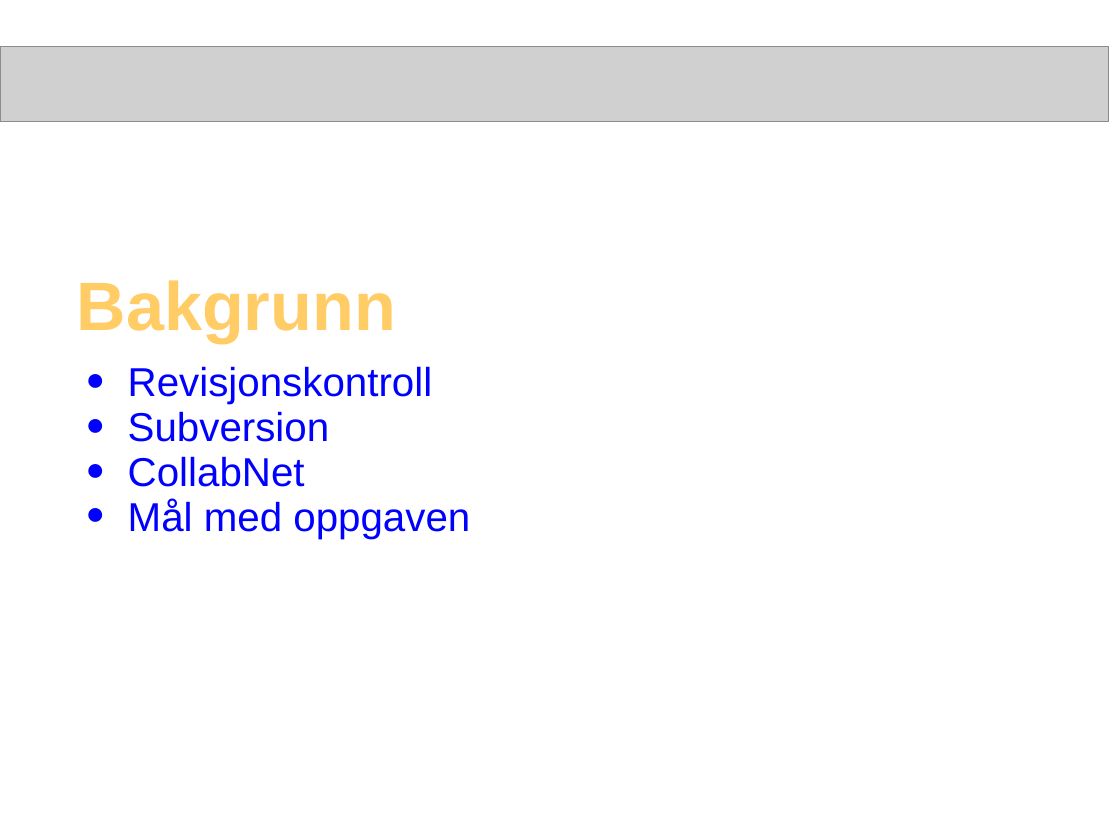
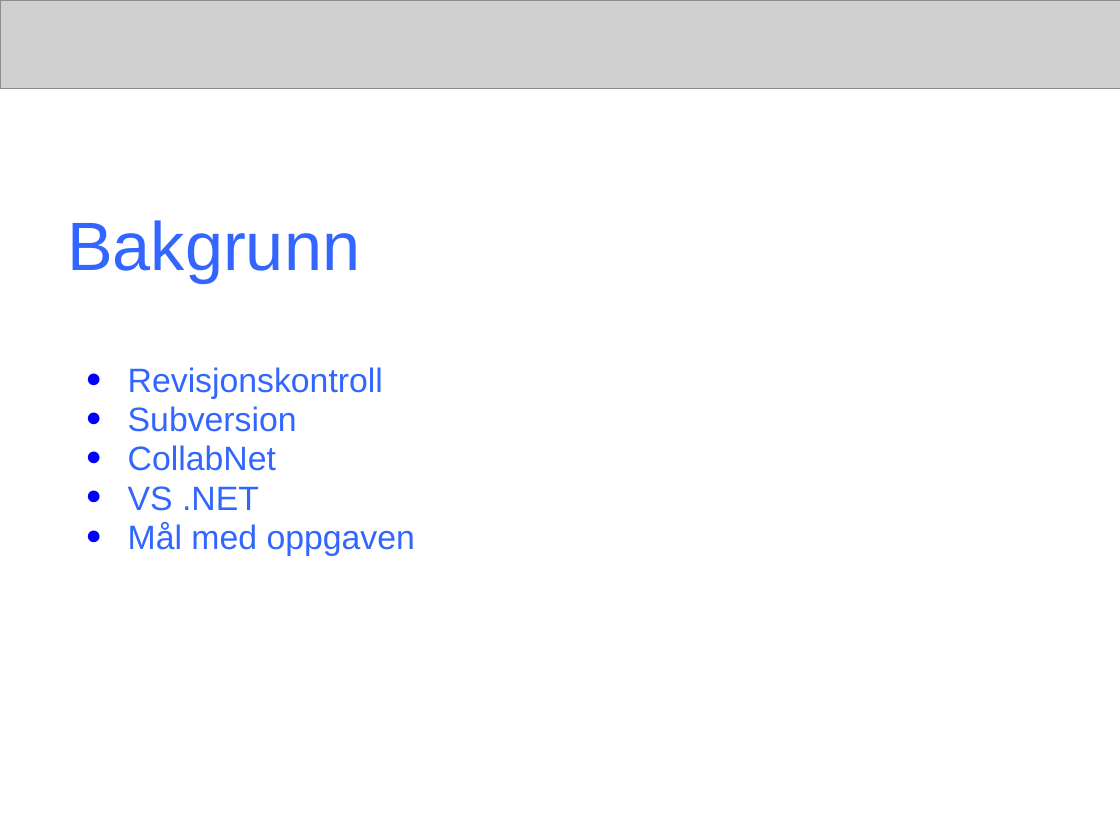
Before and after one commit to AnkhSVN/AnkhSVN, a slide deck: slide 2 of doc/powerpoint/Subversion_addin_for_VS.NET.ppt. Drawn at 1120x840 pixels with LibreOffice and Linux fonts; fonts in the diff are those of the drawing; grey boxes stand for pictures. Boxes give left, top, right and bottom in pixels: in the first picture for what was removed or moved away, otherwise in the second. Text is boxed around its words. In the diff, an @@ line names an element or a change of style, - is before the commit and + after.

Commit message:
The presentation contain:
* Title of final project, name of authors
* Background
- Revision control: wc, revision, repository to be explained
- Subversion
- CollabNet
- VS.NET
- Aim of the final project

*Content
- Functionality of NSvn
- Navigation model of Ankh
- What can Ankh do?
- Example of how Ankh works: Manual demo performed at school PC
- Ankh Help: Manual demo performed at school PC
- Improvements of GUI
- Testing of Ankh
- Challenges and development environment
- Conclusion

White background, "ankh header" without letters or symbol

```diff
--- a/doc/powerpoint/Subversion_addin_for_VS.NET.ppt
+++ b/doc/powerpoint/Subversion_addin_for_VS.NET.ppt
@@ picture resized from (x1=0, y1=47, x2=1109, y2=122) to (x1=0, y1=0, x2=1120, y2=88) @@
@@ title "Bakgrunn" moved from (x1=77, y1=280, x2=396, y2=343) to (x1=67, y1=220, x2=360, y2=282) @@
@@ title "Bakgrunn" at (x1=67, y1=220, x2=360, y2=282): text colour #FFCC66 to #3366FF, bold off @@
@@ text at (x1=128, y1=367, x2=415, y2=556): size 25.9 to 21.7 pt, text colour #0000FF to #3366FF in "Revisjonskontroll", "Subversion", "CollabNet", "Mål med oppgaven" @@
@@ text at (x1=128, y1=486, x2=259, y2=511): paragraph added @@
+● VS .NET
```
Also in this commit, not shown: 12 other slides changed, 9 slides added, 7 slides removed.
